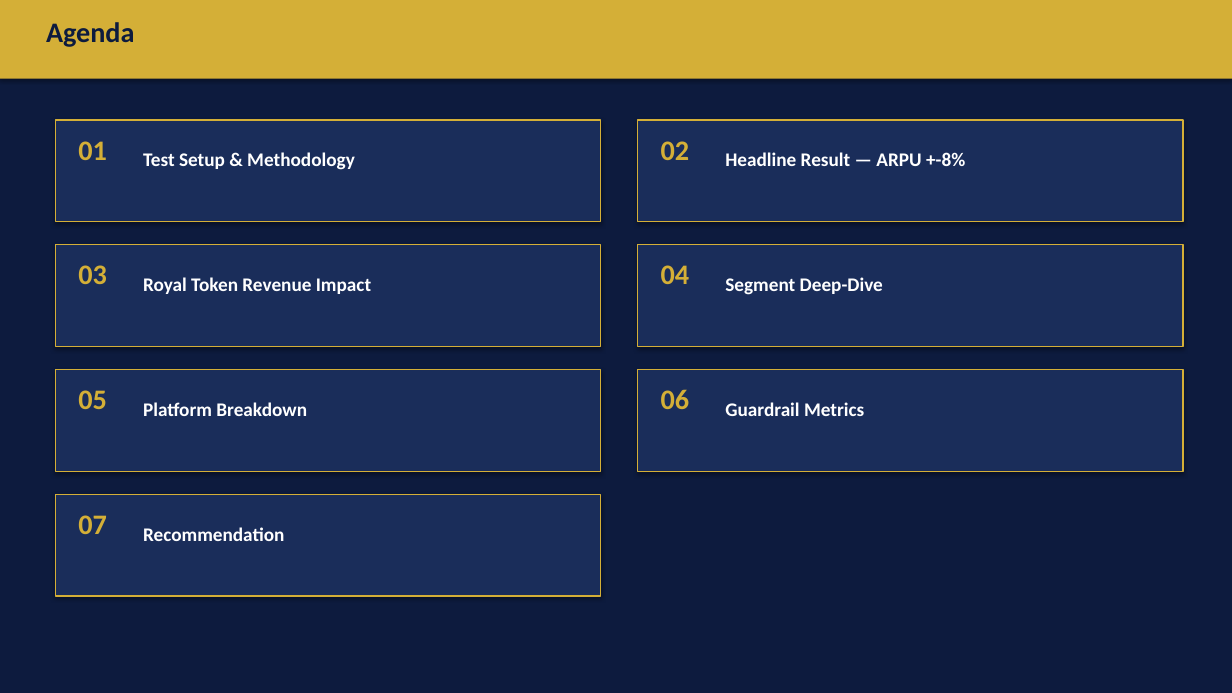
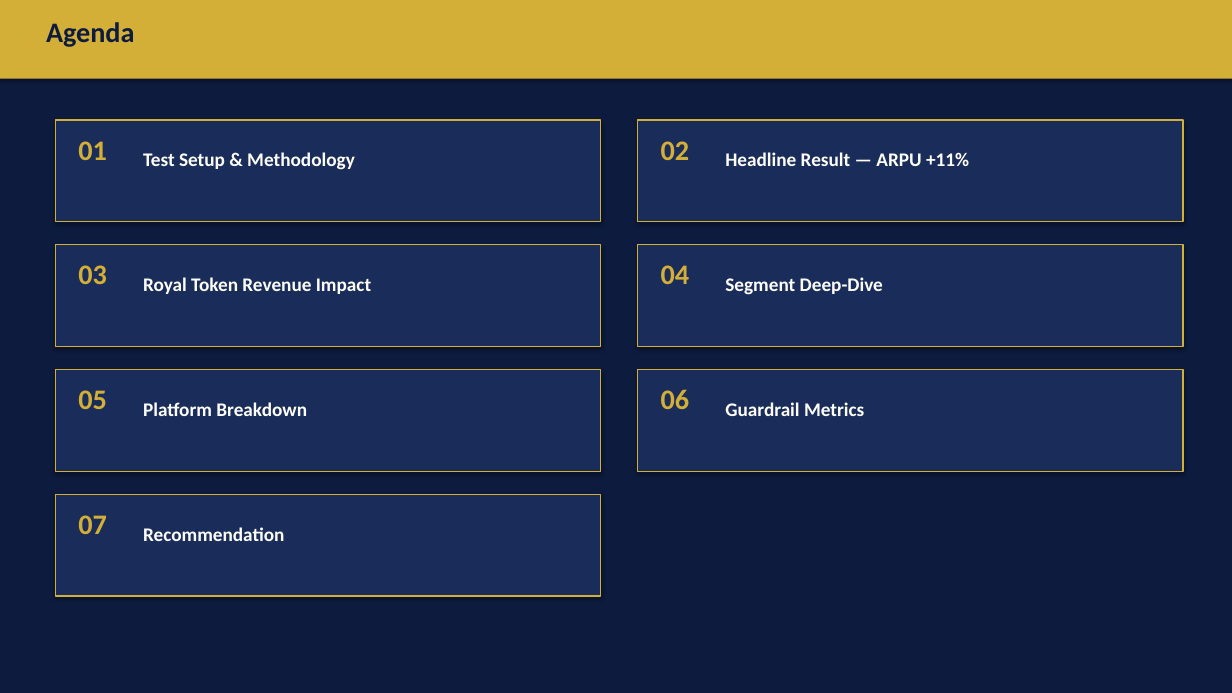
Before and after one commit to DannyEzersky/royal-flush-casino, a slide deck: slide 2 of exports/royal_spin_ab_test.pptx. Drawn at 1232x693 pixels with LibreOffice and Linux fonts; fonts in the diff are those of the drawing. Boxes give left, top, right and bottom in pixels: in the first picture for what was removed or moved away, otherwise in the second. Text is boxed around its words. In the diff, an @@ line names an element or a change of style, - is before the commit and + after.

```diff
--- a/exports/royal_spin_ab_test.pptx
+++ b/exports/royal_spin_ab_test.pptx
@@ text at (x1=725, y1=152, x2=969, y2=166): text changed @@
-Headline Result — ARPU +-8%
+Headline Result — ARPU +11%
```
Also in this commit, not shown: 7 other slides changed, 5 other files.
